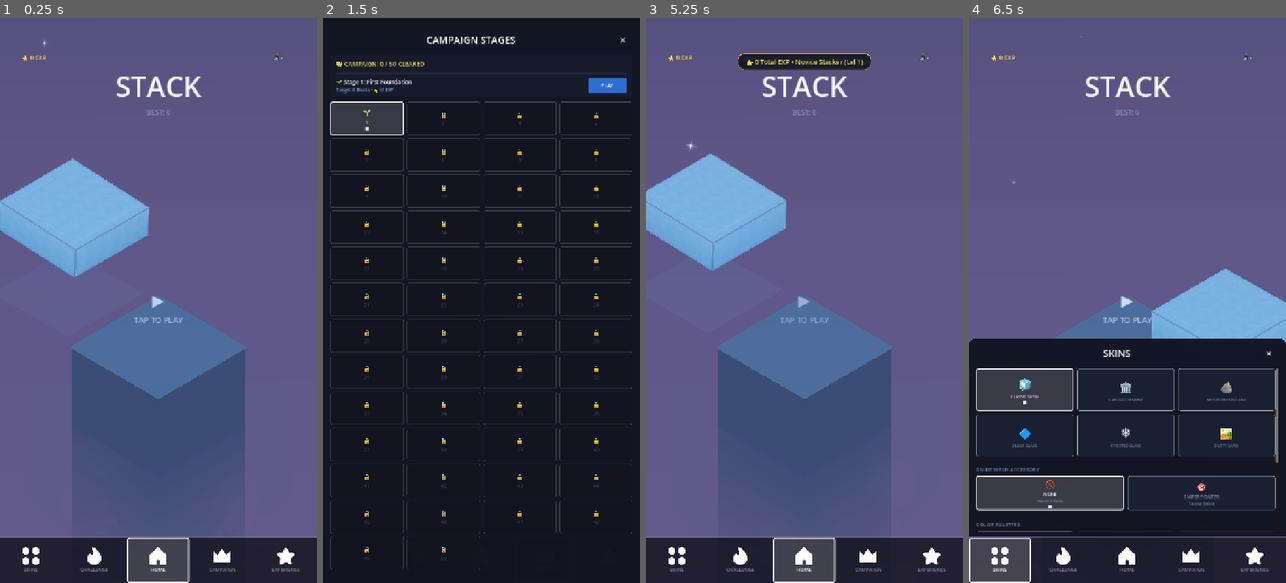
Above: before the commit, frames 1-4 (left to right).
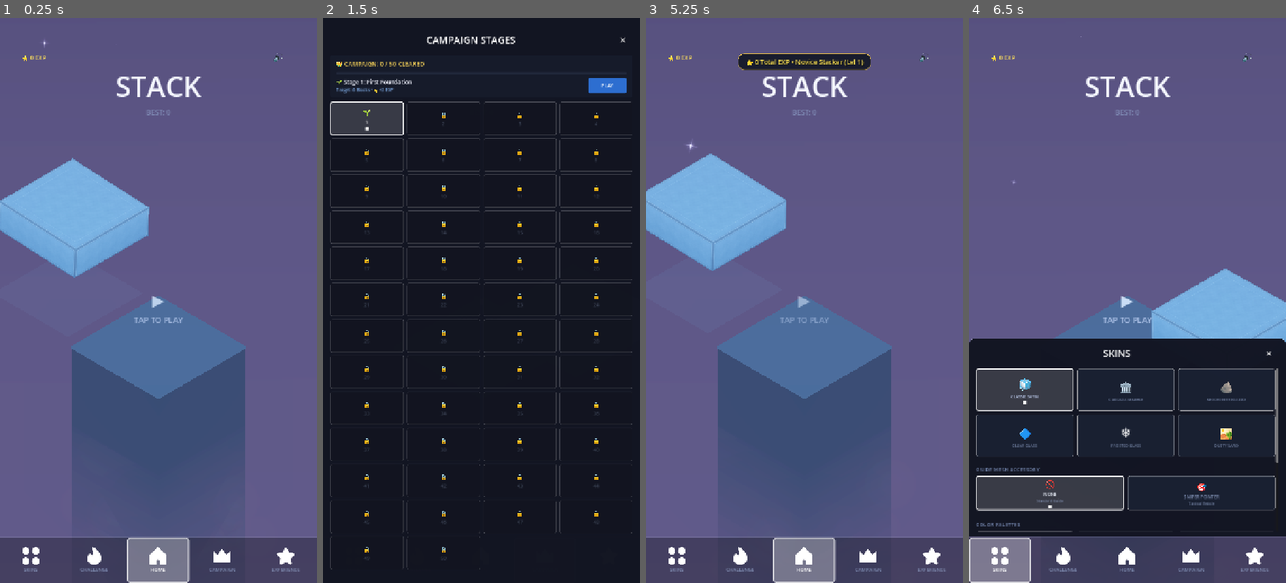
Above: after the commit, the same moments.

Repository: AakashJ91/stack
Game: Godot game, scene res://scenes/main.tscn
Two runs of this game, one before a commit and one after it. Both use one fixed random seed, a clock stepped at 60 frames per second and the inputs below.
Inputs (mouse positions are in pixels of both pictures, inside the frame that each line leads up to):
- Up to frame 1 (0.25 s): no input
- Up to frame 2 (1.5 s): click (544, 560) at 0.5 s; click (544, 560) at 1.25 s
- Up to frame 3 (5.25 s): click "PLAY" at 2 s; click "⭐ 0 EXP" at 2.75 s; click "🔊" at 3.5 s; click "🔇" at 4.25 s; click "✕" at 5 s
- Up to frame 4 (6.5 s): click (1000, 560) at 5.75 s

The runs differ from the first frame. In frame 1, 7.4% of the frame differs, in the area x 0-100%, y 92-100%; in frame 2, less than 0.1%; in frame 3, 7.4%; in frame 4, 7.4%.

Commit message:
glassy menu

Diff:
--- a/scenes/main.tscn
+++ b/scenes/main.tscn
@@ -43,21 +43,21 @@
 corner_radius_bottom_left = 6
 
 [sub_resource type="StyleBoxFlat" id="StyleBoxFlat_ribbon"]
-bg_color = Color(0, 0, 0, 0.65)
+bg_color = Color(0, 0, 0, 0.3)
 border_width_top = 1
-border_color = Color(1, 1, 1, 0.1)
+border_color = Color(1, 1, 1, 0.08)
 
 [sub_resource type="StyleBoxFlat" id="StyleBoxFlat_tab_active"]
-bg_color = Color(1, 1, 1, 0.16)
+bg_color = Color(1, 1, 1, 0.3)
 border_width_left = 2
 border_width_top = 2
 border_width_right = 2
 border_width_bottom = 2
-border_color = Color(1, 1, 1, 1)
-corner_radius_top_left = 4
-corner_radius_top_right = 4
-corner_radius_bottom_right = 4
-corner_radius_bottom_left = 4
+border_color = Color(1, 1, 1, 0.8)
+corner_radius_top_left = 6
+corner_radius_top_right = 6
+corner_radius_bottom_right = 6
+corner_radius_bottom_left = 6
 
 [sub_resource type="StyleBoxFlat" id="StyleBoxFlat_drawer"]
 bg_color = Color(0.07, 0.08, 0.13, 0.98)
--- a/scripts/main.gd
+++ b/scripts/main.gd
@@ -1368,16 +1368,16 @@
 
 	# Simple square white box style for the active ribbon tab (stays permanently on clicked tab)
 	var active_style = StyleBoxFlat.new()
-	active_style.bg_color = Color(1.0, 1.0, 1.0, 0.16)
+	active_style.bg_color = Color(1.0, 1.0, 1.0, 0.3)
 	active_style.border_width_left = 2
 	active_style.border_width_top = 2
 	active_style.border_width_right = 2
 	active_style.border_width_bottom = 2
-	active_style.border_color = Color(1.0, 1.0, 1.0, 1.0)
-	active_style.corner_radius_top_left = 4
-	active_style.corner_radius_top_right = 4
-	active_style.corner_radius_bottom_right = 4
-	active_style.corner_radius_bottom_left = 4
+	active_style.border_color = Color(1.0, 1.0, 1.0, 0.8)
+	active_style.corner_radius_top_left = 6
+	active_style.corner_radius_top_right = 6
+	active_style.corner_radius_bottom_right = 6
+	active_style.corner_radius_bottom_left = 6
 
 	# Inactive tab: completely flat, muted
 	var inactive_style = StyleBoxEmpty.new()
